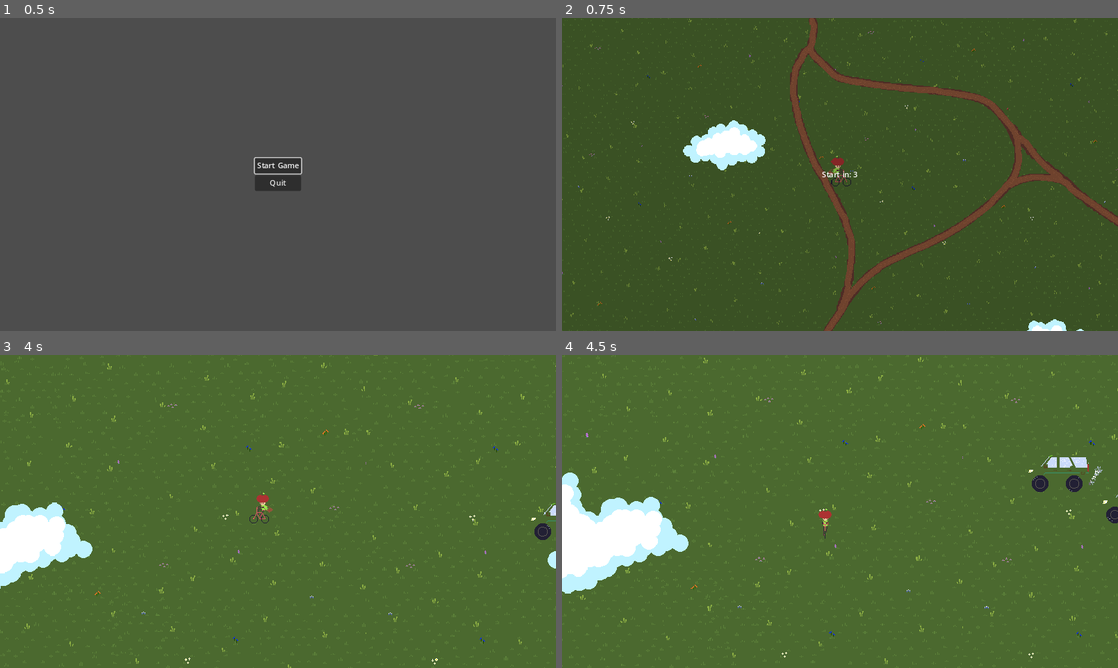
Above: before the commit, frames 1-4 (two rows, left to right).
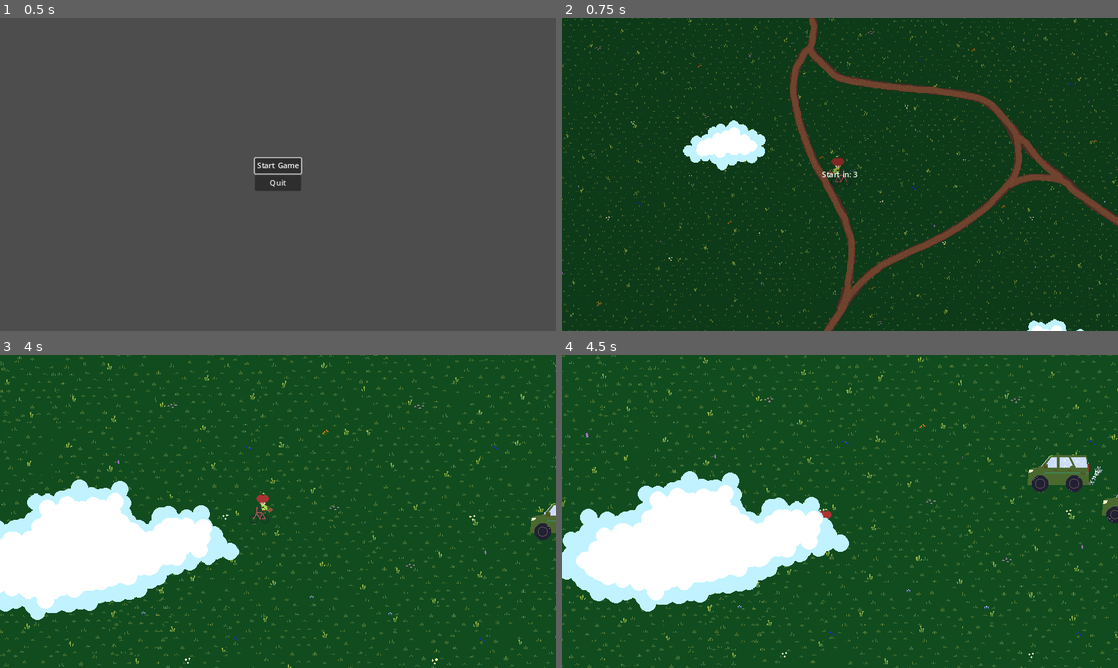
Above: after the commit, the same moments.

Repository: ScottArtCarlson/projectEkans
Game: Godot game, scene res://Scenes/start_menu.tscn
The game is run twice, just before and just after one commit, with the same random seed, the same clock (stepped at 60 frames per second) and the same inputs.
Inputs:
- Up to frame 1 (0.5 s): no input
- Up to frame 2 (0.75 s): click "Start Game" at 0.5 s
- Up to frame 3 (4 s): tap Enter at 1.25, 2.75 s; hold W (up) 1.28-2.78 s; tap Space (action) at 1.35, 2, 2.1, 2.85, 3.5, 3.6 s; hold A (left) from 2.78 s (still down)
- Up to frame 4 (4.5 s): release A (left) at 4.28 s; hold S (down) from 4.28 s (still down); tap Space (action) at 4.35 s

Frame 1 is identical in both runs. In frame 2, 91% of the frame differs, in the area x 0-100%, y 0-100%; in frame 3, 95%; in frame 4, 94%.

Commit message:
background Color fix

Diff:
--- a/Scenes/world.gd
+++ b/Scenes/world.gd
@@ -38,4 +38,4 @@
 	var tempLocation = $SnakeContainer
 	# adds the new segment to the tree via add_child
 	tempLocation.add_child(temp)
-	print("new segment")
+#	print("new segment")
--- a/Scenes/world.tscn
+++ b/Scenes/world.tscn
@@ -131,7 +131,8 @@
 
 [node name="ParallaxLayerClouds" type="ParallaxLayer" parent="CanvasLayer/ParallaxForeground"]
 texture_repeat = 3
-motion_scale = Vector2(0.5, 0.5)
+motion_scale = Vector2(0.7, 0.7)
+motion_offset = Vector2(0.3, 0.3)
 motion_mirroring = Vector2(2000, 2000)
 
 [node name="Sprite2D" type="Sprite2D" parent="CanvasLayer/ParallaxForeground/ParallaxLayerClouds"]
Binary file changed: Assets/LargeBackground-Grass.aseprite
Binary file changed: Assets/LargeBackground-Grass.png
